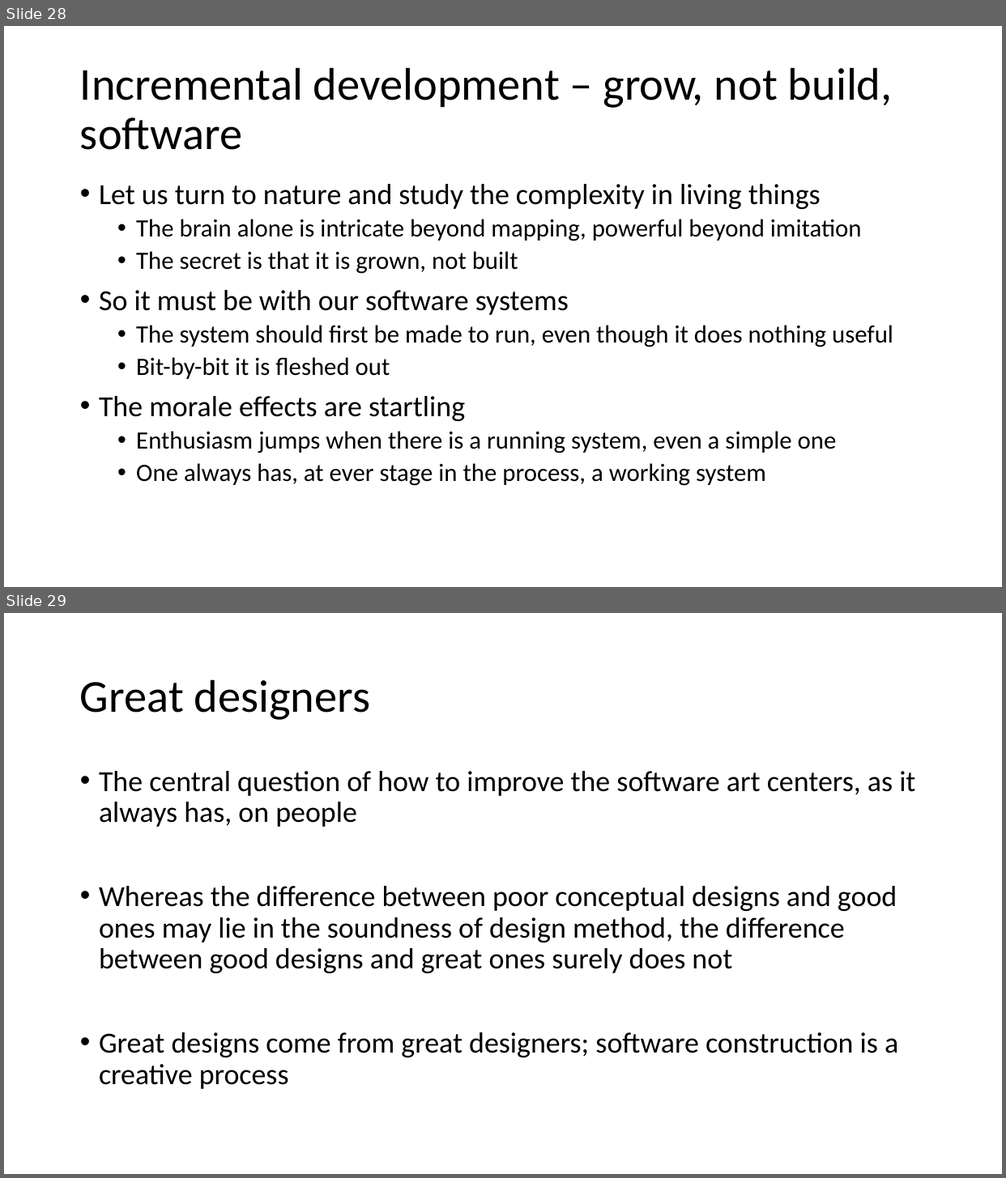
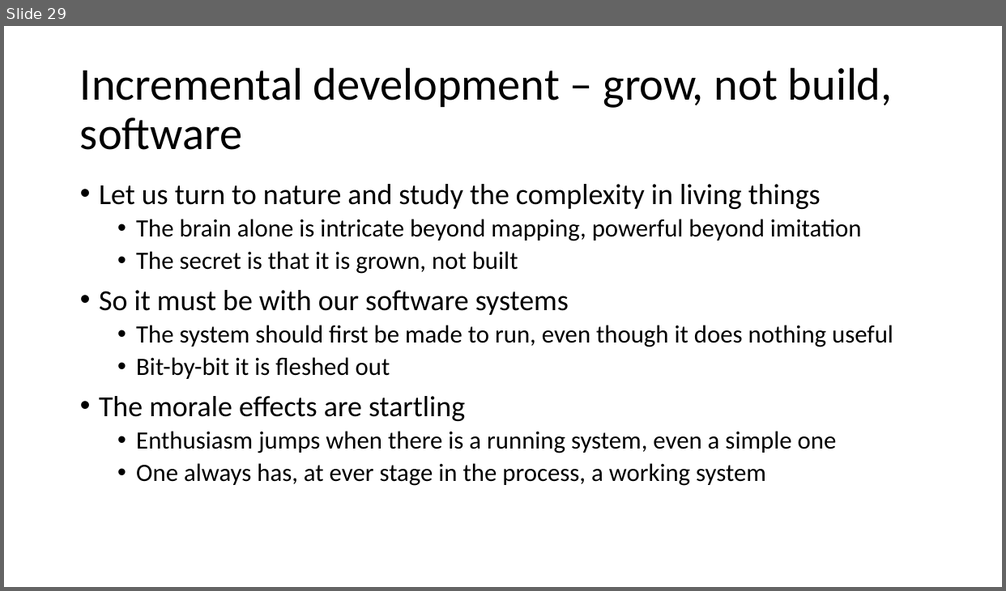
Before and after one commit to Agile4Defense/AgileForDefense, a slide deck: No Silver Bullet – Essence and Accident in Software Engineering.pptx. Shown one above the other, each under a label of ours: slides 28 and 29 before the commit, slide 29 after it. The pictures are 1006x1178 and 1006x591 pixels, drawn with LibreOffice and Linux fonts; fonts in the diff are those of the drawing. Boxes give left, top, right and bottom in pixels: in the first picture for what was removed or moved away, otherwise in the second. Text is boxed around its words. In the diff, an @@ line names an element or a change of style, - is before the commit and + after.

```diff
--- a/No Silver Bullet – Essence and Accident in Software Engineering.pptx
+++ b/No Silver Bullet – Essence and Accident in Software Engineering.pptx
@@ slide 29 removed at box(4, 613, 1002, 1174), background #FFFFFF @@
@@ title removed at box(80, 679, 371, 720) @@
-Great designers
@@ text removed at box(99, 771, 915, 1089) @@
-• The central question of how to improve the software art centers, as it always has, on people
-• Whereas the difference between poor conceptual designs and good ones may lie in the soundness of design method, the difference between good designs and great ones surely does not
-• Great designs come from great designers; software construction is a creative process
@@ what was slide 28 is now slide 29 @@
```
Also in this commit, not shown: 3 slides changed, 7 slides added.
